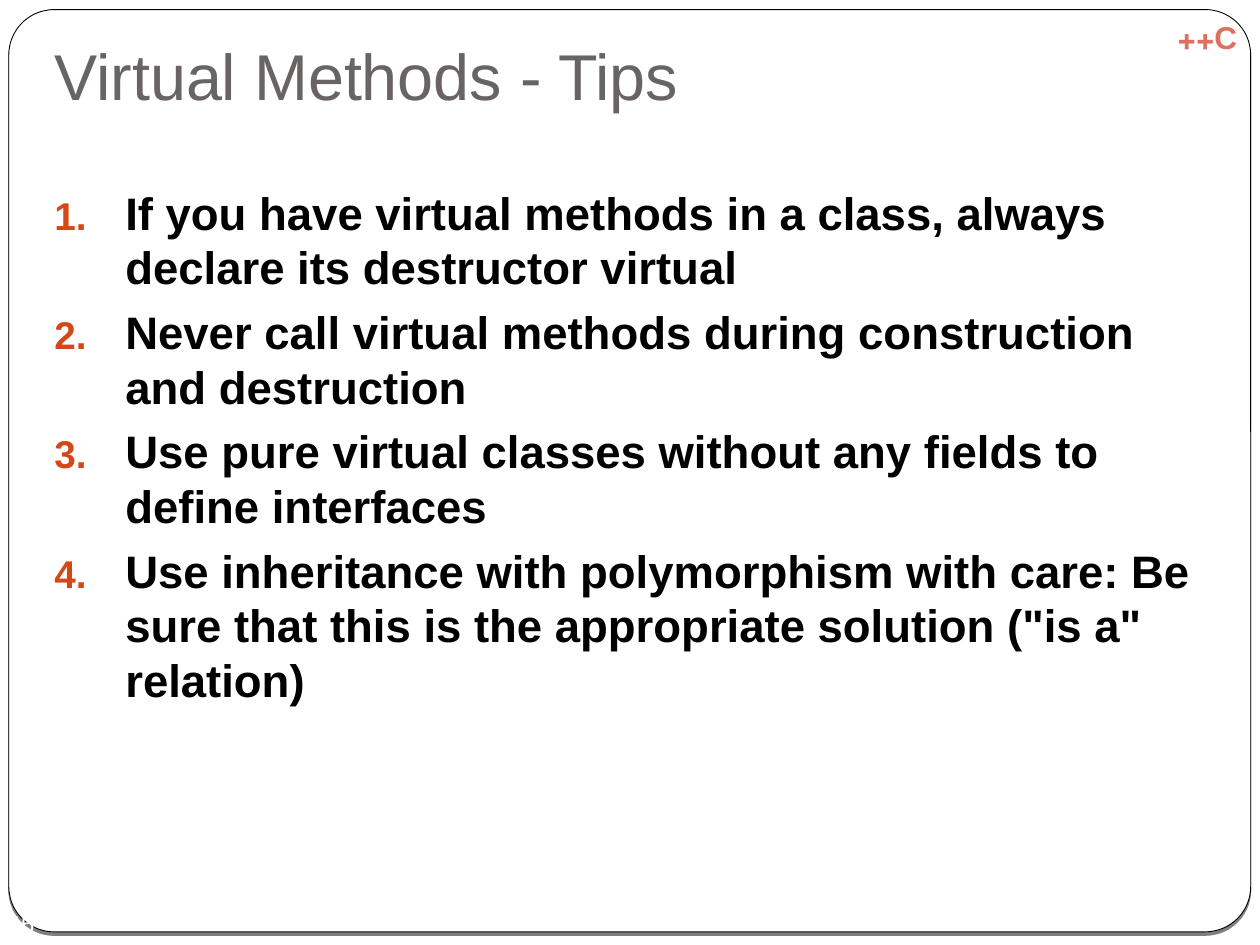
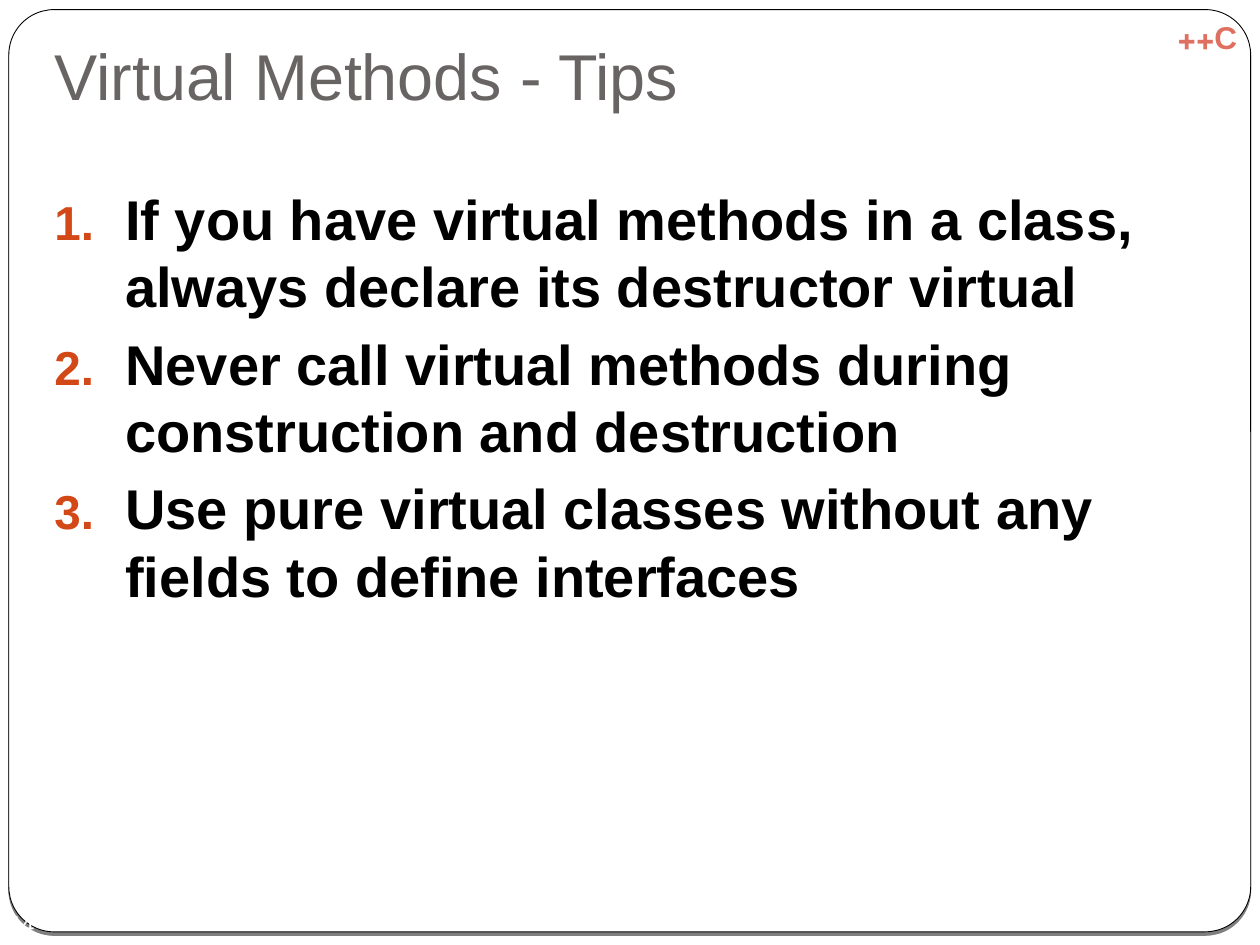
Before and after one commit to cpp-at-ariel/cpp-5779, a slide deck: slide 44 of 06-inheritance/slides-virtual.odp (slide 45 before the commit). Drawn at 1260x945 pixels with LibreOffice and Linux fonts; fonts in the diff are those of the drawing. Boxes give left, top, right and bottom in pixels: in the first picture for what was removed or moved away, otherwise in the second. Text is boxed around its words. In the diff, an @@ line names an element or a change of style, - is before the commit and + after.

```diff
--- a/06-inheritance/slides-virtual.odp
+++ b/06-inheritance/slides-virtual.odp
@@ text "If you have virtual methods ..." at (x1=125, y1=199, x2=1133, y2=598): size 26 to 32 pt @@
@@ text at (x1=125, y1=555, x2=1189, y2=706): paragraph removed @@
-4. Use inheritance with polymorphism with care: Be sure that this is the appropriate solution ("is a" relation)
@@ page number at (x1=7, y1=914, x2=34, y2=931): text changed @@
-45
+44
```
Also in this commit, not shown: 18 other slides changed, 1 slide added, 2 slides removed, 3 other files.
